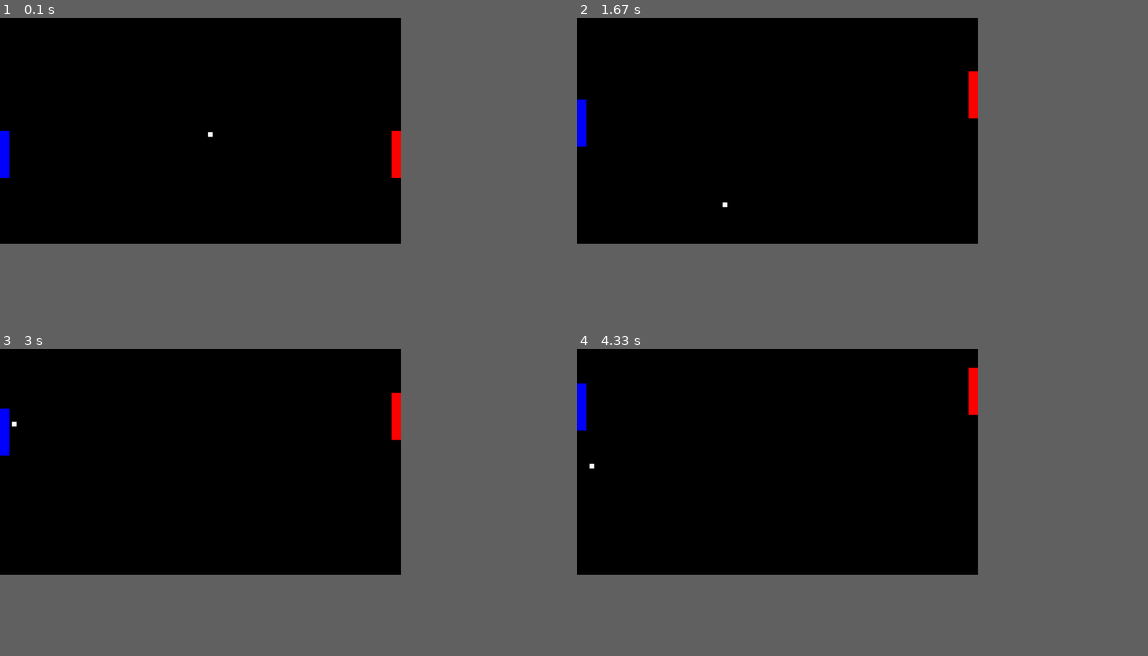
Above: before the commit, frames 1-4 (two rows, left to right).
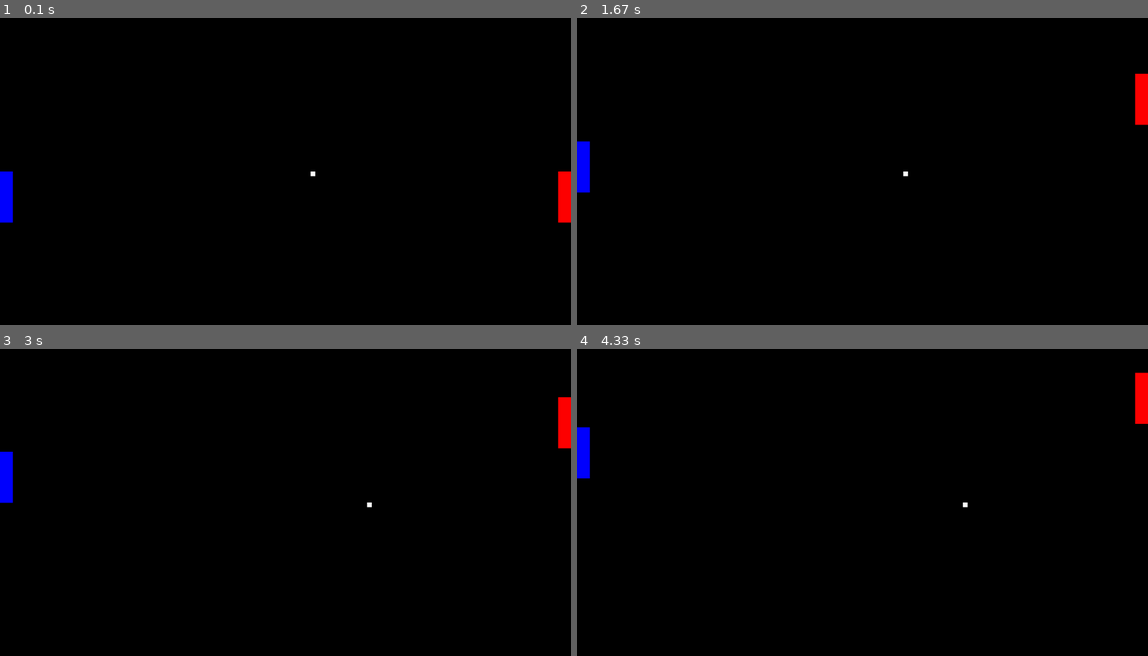
Above: after the commit, the same moments.

Repository: matheussabatine/treino_python
Game: pygame game, started from pong/main.py
Same seed, same stepped clock (60 frames per second), same inputs: the game is played once before the commit and once after it.
Inputs:
- Up to frame 1 (0.1 s): no input
- Up to frame 2 (1.67 s): hold F 0.33-0.8 s; hold Up 0.33-0.8 s; hold Up 0.83-1.3 s; hold W 0.83-1.3 s; tap F at 0.9, 1.2, 1.4 s; hold Down 1.33-1.63 s; hold S 1.33-1.63 s
- Up to frame 3 (3 s): hold Up 1.67-2.03 s; hold W 1.67-2.03 s; tap F at 1.73, 2.13, 2.53, 2.87 s; hold Down 2.07-2.43 s; hold S 2.07-2.43 s; hold Up 2.47-2.77 s; hold W 2.47-2.77 s; hold Down from 2.8 s (still down); hold S from 2.8 s (still down)
- Up to frame 4 (4.33 s): release Down at 3.1 s; release S at 3.1 s; hold Up 3.13-3.5 s; hold W 3.13-3.5 s; tap F at 3.2, 3.6, 4 s; hold Down 3.53-3.9 s; hold S 3.53-3.9 s; hold Up 3.93-4.23 s; hold W 3.93-4.23 s; hold Down from 4.27 s (still down); hold S from 4.27 s (still down)
In our replay, the window is 632x356 before the commit and 900x484 after it. These sizes can differ from the game's own. Grey fills any space a smaller window leaves; there, only what the larger window draws over its background counts as a difference.

The runs differ from the first frame. In frame 1, 1.3% of the frame differs, in the area x 0-100%, y 36-67%; in frame 2, 1.3%; in frame 3, 1.3%; in frame 4, 1.3%, in the area x 0-100%, y 5-52%.

Commit message:
23 de 11

Diff:
--- a/pong/ball.py
+++ b/pong/ball.py
@@ -6,9 +6,8 @@
         self.width= 15
         self.height= 15
         self.screen= screen
-        self.shape= pg.Rect(self.screen.get_width()/2 - self.width/2, self.screen.get_height()/2, self.width, self.height)
-        self.area= screen.get_rect()
-        self.vector= pg.Vector2(8, 1)
+        self.shape= pg.Rect(self.screen.get_width()/2, self.screen.get_height()/2, self.width, self.height)
+        self.vector= pg.Vector2(10, 0)
 
     def ball_move(self):
         self.shape.move_ip(self.vector)
@@ -16,12 +15,15 @@
 
             #girar bola
         if keys[pg.K_f]:
-            self.vector.rotate_ip(5)
+            self.vector.rotate_ip(180)
 
             #reflete quando toca a parede e chao
         if self.shape.top <= 0 or self.shape.bottom >= self.screen.get_height():
             self.vector.y *= -1
 
             #marcar gol
-        if self.shape.left <= 0 or self.shape.right >= self.screen.get_width():
-            self.vector.x *= -1
+        #if self.shape.left <= 0 or self.shape.right >= self.screen.get_width():
+
+
+    def ball_collider(self):
+        self.vector.x *= -1
--- a/pong/main.py
+++ b/pong/main.py
@@ -1,5 +1,5 @@
-# Example file showing a circle moving on screen
 import pygame as pg
+import os
 from player import Player
 from ball import Ball
 
@@ -12,33 +12,45 @@
 black= (0, 0, 0)
 white= (255, 255, 255)
 
-#screen size
+#screen
 pg.display.set_caption ("PONG")
-width= 1280
-height= 720
+os.environ['SDL_VIDEO-CENTERED']= '1'
+info = pg.display.Info()
+monitor_width= info.current_w
+monitor_height= info.current_h
+#monitor full HD
+if monitor_width >= 1920 and monitor_height >= 1080:
+    width = 1820
+    height = 980
+#monitor 20 pol
+elif monitor_width >= 1600 and monitor_height >= 900:
+    width = 1440
+    height = 800
+#small monitor
+else:
+    width = 1200
+    height = 700
+
 screen = pg.display.set_mode((width, height))
 
 running = True
 clock = pg.time.Clock()
-deltaTime = clock.tick(60) / 1000
+deltaTime = clock.tick(100) / 1000
 
 # players and ball creation and buttons
-player_reference= Player(0, screen)
 
 player_1= Player(0, screen)
 player_1_up=pg.K_w
 player_1_down=pg.K_s
 
-player_2= Player(width - player_reference.width, screen)
+player_2= Player(screen.get_width() - player_1.width, screen)
 player_2_up=pg.K_UP
 player_2_down=pg.K_DOWN
 
 ball= Ball(screen)
 
-#game mechanics
+hit= 1
 
-
-#jogador= pg.Rect(0, screen.get_height()/2, 30, 150)
 
 while running:
     # poll for events
@@ -55,19 +67,27 @@
     pg.draw.rect(screen, red, player_2.shape)
     pg.draw.rect(screen, white, ball.shape)
 
+    # PHISICS
     #move the players
     player_1.player_move(deltaTime, player_1_up, player_1_down )
     player_2.player_move(deltaTime, player_2_up, player_2_down )
 
-    if pg.Rect.colliderect(ball.shape, player_1.shape):
-        print("due")
+    #ball collision at players
+    ball_collision= pg.Rect.colliderect(ball.shape, player_1.shape) or pg.Rect.colliderect(ball.shape, player_2.shape)
+    if ball_collision== True and hit== 1:
+            ball.ball_collider()
+            hit= 0
+    elif ball_collision== False and hit== 0:
+            hit= 1
 
     ball.ball_move()
+
+    # END OF PHISICS
 
     # update() the display to put your work on screen
     pg.display.update()
 
     # FPS limiter
-    clock.tick(60)
+    clock.tick(100)
 
 pg.quit()
--- a/pong/player.py
+++ b/pong/player.py
@@ -3,8 +3,8 @@
 class Player():
 
     def __init__(self, xPosition, screen):
-        self.width= 30
-        self.height= 150
+        self.height= round(screen.get_height()/6)
+        self.width= round(self.height/4)
         self.screen= screen
         self.vel= 600
 
@@ -13,7 +13,7 @@
     def player_move(self, deltaTime, up_botton, down_botton):
         keys = pg.key.get_pressed()
         if keys[up_botton] and self.shape.y >= 0:
-            self.shape.top -= self.vel * deltaTime
+            self.shape.y -= self.vel * deltaTime
         if keys[down_botton] and self.shape.bottom <= self.screen.get_height():
             self.shape.y += self.vel * deltaTime
 
